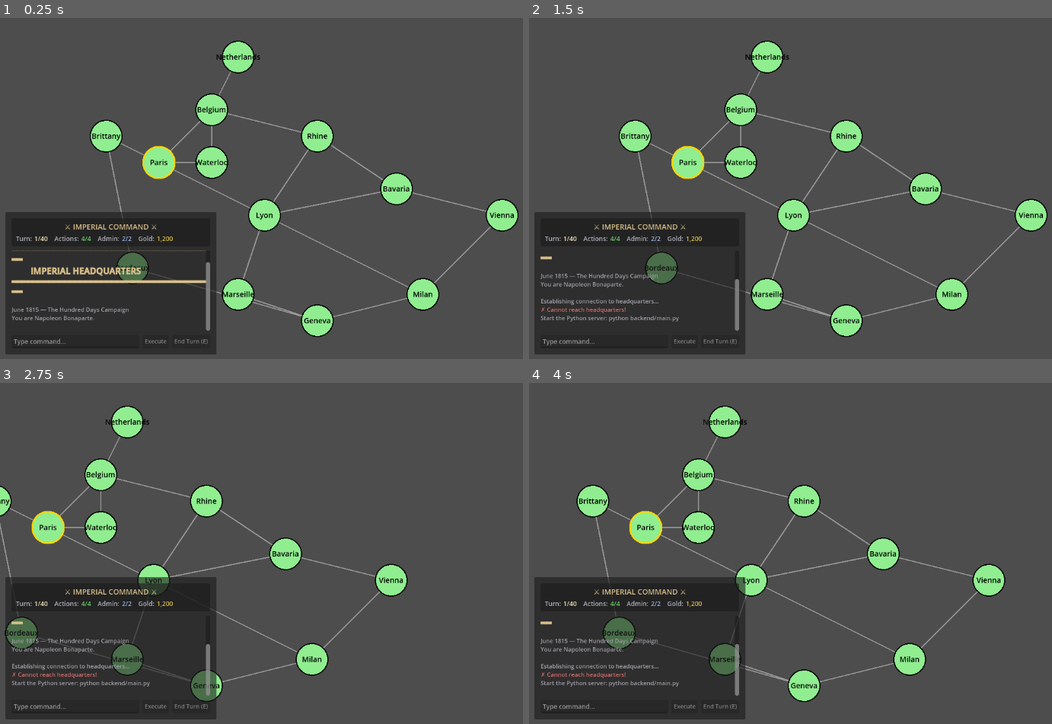
Above: before the commit, frames 1-4 (two rows, left to right).
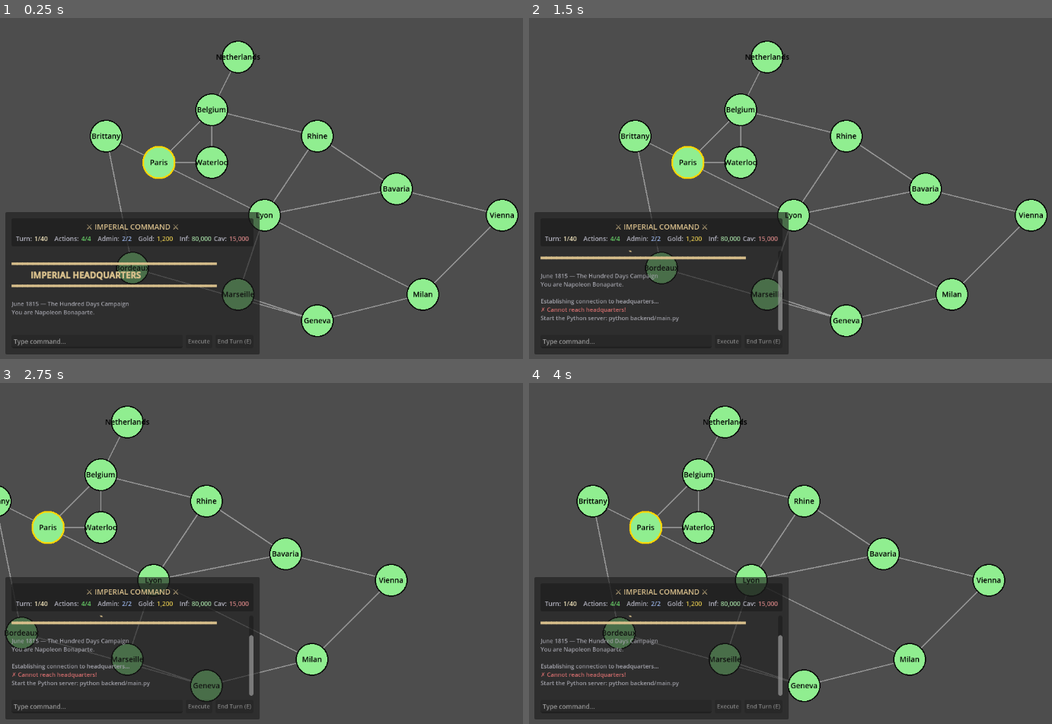
Above: after the commit, the same moments.

Repository: mitchsuch-star/project-sovereign-map
Game: Godot game, scene res://scenes/main.tscn
Same seed, same stepped clock (60 frames per second), same inputs: the game is played once before the commit and once after it.
Inputs (mouse positions are in pixels of both pictures, inside the frame that each line leads up to):
- Up to frame 1 (0.25 s): no input
- Up to frame 2 (1.5 s): tap Enter at 0.5 s; drag from (832, 188) to (895, 113) at 0.52 s; tap Space at 1.25 s; drag from (712, 205) to (800, 256) at 1.27 s
- Up to frame 3 (2.75 s): tap Enter at 2 s; move the mouse to (366, 478) at 2.02 s; hold Right (ui_right) from 2.03 s (still down); tap E at 2.1 s
- Up to frame 4 (4 s): release Right (ui_right) at 2.75 s; drag from (800, 621) to (649, 502) at 2.77 s; tap Space at 3.5 s; move the mouse to (1015, 604) at 3.52 s; hold Left (ui_left) from 3.53 s (still down); tap E at 3.6 s

The runs differ from the first frame. In frame 1, 6.0% of the frame differs, in the area x 2-50%, y 56-99%; in frame 2, 4.1%; in frame 3, 4.2%; in frame 4, 4.2%.

Commit message:
Implement Manpower Pools: nation-level infantry/cavalry reserves gate recruitment
Nation-level manpower pools (infantry/cavalry) now gate all recruitment.
Marshal type (cavalry bool) auto-determines pool, batch size (10k/5k),
and gold cost (200g/300g base). Stables building adds +750 cavalry regen.
AI checks pool availability before recruit attempts. Permanent HUD display
shows Inf/Cav pools with color warnings when low.

Backend: world_state.py (constants, pools, regen, serialization),
executor.py (type-based recruit, Berthier voice, economy display),
enemy_ai.py (pool/cost awareness, P4.5 stables), region.py (stables),
schemas.py + llm_client.py (requested_type parsing), main.py (API field).
Frontend: main.tscn (ManpowerDisplay nodes), main.gd (10 update sites).
Tests: 50 new (test_manpower_pools.py), 39 regressions fixed. 2679 pass.

Co-Authored-By: Claude Opus 4.6 <noreply@anthropic.com>

Diff:
--- a/godot-client/project-sovereign/scenes/main.tscn
+++ b/godot-client/project-sovereign/scenes/main.tscn
@@ -132,6 +132,34 @@
 theme_override_font_sizes/font_size = 12
 text = "1,200"
 
+[node name="ManpowerDisplay" type="HBoxContainer" parent="BottomLeftUI/MainMargin/MainLayout/Header/HeaderMargin/HeaderContent/StatusSection"]
+layout_mode = 2
+theme_override_constants/separation = 4
+
+[node name="InfLabel" type="Label" parent="BottomLeftUI/MainMargin/MainLayout/Header/HeaderMargin/HeaderContent/StatusSection/ManpowerDisplay"]
+layout_mode = 2
+theme_override_colors/font_color = Color(0.7, 0.7, 0.75, 1)
+theme_override_font_sizes/font_size = 12
+text = "Inf:"
+
+[node name="InfValue" type="Label" parent="BottomLeftUI/MainMargin/MainLayout/Header/HeaderMargin/HeaderContent/StatusSection/ManpowerDisplay"]
+layout_mode = 2
+theme_override_colors/font_color = Color(0.6, 0.8, 0.6, 1)
+theme_override_font_sizes/font_size = 12
+text = "80,000"
+
+[node name="CavLabel" type="Label" parent="BottomLeftUI/MainMargin/MainLayout/Header/HeaderMargin/HeaderContent/StatusSection/ManpowerDisplay"]
+layout_mode = 2
+theme_override_colors/font_color = Color(0.7, 0.7, 0.75, 1)
+theme_override_font_sizes/font_size = 12
+text = "Cav:"
+
+[node name="CavValue" type="Label" parent="BottomLeftUI/MainMargin/MainLayout/Header/HeaderMargin/HeaderContent/StatusSection/ManpowerDisplay"]
+layout_mode = 2
+theme_override_colors/font_color = Color(0.8, 0.5, 0.5, 1)
+theme_override_font_sizes/font_size = 12
+text = "15,000"
+
 [node name="OutputScroll" type="ScrollContainer" parent="BottomLeftUI/MainMargin/MainLayout"]
 custom_minimum_size = Vector2(0, 140)
 layout_mode = 2
--- a/godot-client/project-sovereign/scripts/main.gd
+++ b/godot-client/project-sovereign/scripts/main.gd
@@ -12,6 +12,8 @@
 @onready var actions_value = $BottomLeftUI/MainMargin/MainLayout/Header/HeaderMargin/HeaderContent/StatusSection/ActionsDisplay/ActionsValue
 @onready var admin_value = $BottomLeftUI/MainMargin/MainLayout/Header/HeaderMargin/HeaderContent/StatusSection/AdminDisplay/AdminValue
 @onready var gold_value = $BottomLeftUI/MainMargin/MainLayout/Header/HeaderMargin/HeaderContent/StatusSection/GoldDisplay/GoldValue
+@onready var inf_value = $BottomLeftUI/MainMargin/MainLayout/Header/HeaderMargin/HeaderContent/StatusSection/ManpowerDisplay/InfValue
+@onready var cav_value = $BottomLeftUI/MainMargin/MainLayout/Header/HeaderMargin/HeaderContent/StatusSection/ManpowerDisplay/CavValue
 
 # UI References - Main Interface
 @onready var output_scroll = $BottomLeftUI/MainMargin/MainLayout/OutputScroll
@@ -60,6 +62,8 @@
 var current_turn = 1
 var max_turns = 40
 var gold = 1200
+var infantry_pool = 80000
+var cavalry_pool = 15000
 var pending_redemption = false  # True when awaiting redemption choice
 
 # Command history (up/down arrow navigation)
@@ -255,6 +259,8 @@
 		if response.has("gold"):
 			gold = int(response.gold)
 			_update_gold_display()
+		if response.has("manpower_pools"):
+			_apply_manpower(response.manpower_pools)
 
 		# Update map with initial state
 		if response.has("game_state") and response.game_state.has("map_data"):
@@ -494,6 +500,8 @@
 		if response.has("game_state") and response.game_state.has("gold"):
 			gold = int(response.game_state.gold)
 			_update_gold_display()
+		if response.has("game_state") and response.game_state.has("manpower_pools"):
+			_apply_manpower(response.game_state.manpower_pools)
 
 		# Update map with latest state
 		if response.has("game_state") and response.game_state.has("map_data"):
@@ -894,6 +902,32 @@
 	"""Update treasury display with formatting."""
 	gold_value.text = _format_number(gold)
 
+func _apply_manpower(pools: Dictionary):
+	"""Extract manpower values from a dict and update display."""
+	if pools.has("infantry"):
+		infantry_pool = int(pools.infantry)
+	if pools.has("cavalry"):
+		cavalry_pool = int(pools.cavalry)
+	_update_manpower_display()
+
+func _update_manpower_display():
+	"""Update manpower pool display with formatting."""
+	inf_value.text = _format_number(infantry_pool)
+	cav_value.text = _format_number(cavalry_pool)
+	# Color shift when pools are low
+	if cavalry_pool < 5000:
+		cav_value.add_theme_color_override("font_color", Color(0.9, 0.3, 0.3))
+	elif cavalry_pool < 10000:
+		cav_value.add_theme_color_override("font_color", Color(0.9, 0.6, 0.4))
+	else:
+		cav_value.add_theme_color_override("font_color", Color(0.8, 0.5, 0.5))
+	if infantry_pool < 20000:
+		inf_value.add_theme_color_override("font_color", Color(0.9, 0.3, 0.3))
+	elif infantry_pool < 40000:
+		inf_value.add_theme_color_override("font_color", Color(0.9, 0.6, 0.4))
+	else:
+		inf_value.add_theme_color_override("font_color", Color(0.6, 0.8, 0.6))
+
 func _format_number(num: int) -> String:
 	"""Format number with comma separators."""
 	var s = str(num)
@@ -1072,6 +1106,8 @@
 			if response.has("game_state") and response.game_state.has("gold"):
 				gold = int(response.game_state.gold)
 				_update_gold_display()
+			if response.has("game_state") and response.game_state.has("manpower_pools"):
+				_apply_manpower(response.game_state.manpower_pools)
 			if response.has("game_state") and response.game_state.has("map_data"):
 				map_area.update_all_regions(response.game_state.map_data)
 			_display_result(response)
@@ -1099,6 +1135,8 @@
 		if response.has("game_state") and response.game_state.has("gold"):
 			gold = int(response.game_state.gold)
 			_update_gold_display()
+		if response.has("game_state") and response.game_state.has("manpower_pools"):
+			_apply_manpower(response.game_state.manpower_pools)
 
 		# Update map with latest state
 		if response.has("game_state") and response.game_state.has("map_data"):
@@ -1205,6 +1243,8 @@
 		if response.has("game_state") and response.game_state.has("gold"):
 			gold = int(response.game_state.gold)
 			_update_gold_display()
+		if response.has("game_state") and response.game_state.has("manpower_pools"):
+			_apply_manpower(response.game_state.manpower_pools)
 
 		# Update map
 		if response.has("game_state") and response.game_state.has("map_data"):
@@ -1341,6 +1381,8 @@
 	if response.has("game_state") and response.game_state.has("gold"):
 		gold = int(response.game_state.gold)
 		_update_gold_display()
+	if response.has("game_state") and response.game_state.has("manpower_pools"):
+		_apply_manpower(response.game_state.manpower_pools)
 	if response.has("game_state") and response.game_state.has("map_data"):
 		map_area.update_all_regions(response.game_state.map_data)
 
@@ -1383,6 +1425,8 @@
 		if response.has("game_state") and response.game_state.has("gold"):
 			gold = int(response.game_state.gold)
 			_update_gold_display()
+		if response.has("game_state") and response.game_state.has("manpower_pools"):
+			_apply_manpower(response.game_state.manpower_pools)
 		if response.has("game_state") and response.game_state.has("map_data"):
 			map_area.update_all_regions(response.game_state.map_data)
 
@@ -1436,6 +1480,8 @@
 			if gs.has("gold"):
 				gold = int(gs.gold)
 				_update_gold_display()
+			if gs.has("manpower_pools"):
+				_apply_manpower(gs.manpower_pools)
 			if gs.has("turn"):
 				current_turn = int(gs.turn)
 				turn_value.text = str(current_turn)
@@ -1580,6 +1626,8 @@
 		if response.has("game_state") and response.game_state.has("gold"):
 			gold = int(response.game_state.gold)
 			_update_gold_display()
+		if response.has("game_state") and response.game_state.has("manpower_pools"):
+			_apply_manpower(response.game_state.manpower_pools)
 
 		# Update map with latest state
 		if response.has("game_state") and response.game_state.has("map_data"):
@@ -1714,6 +1762,8 @@
 		if response.has("game_state") and response.game_state.has("gold"):
 			gold = int(response.game_state.gold)
 			_update_gold_display()
+		if response.has("game_state") and response.game_state.has("manpower_pools"):
+			_apply_manpower(response.game_state.manpower_pools)
 		if response.has("game_state") and response.game_state.has("map_data"):
 			map_area.update_all_regions(response.game_state.map_data)
 	else:
Not shown, changed: CLAUDE.md
Not shown, changed: backend/ai/enemy_ai.py
Not shown, changed: backend/ai/llm_client.py
Not shown, changed: backend/ai/schemas.py
Not shown, changed: backend/commands/executor.py
Not shown, changed: backend/main.py
Not shown, changed: backend/models/region.py
Not shown, changed: backend/models/world_state.py
Not shown, changed: docs/SAVE_FORMAT_REFERENCE.md
Not shown, changed: docs/STATUS.md
Not shown, changed: docs/SYSTEMS_REFERENCE.md
Not shown, changed: tests/test_buildings.py
(and 4 more such lines)
